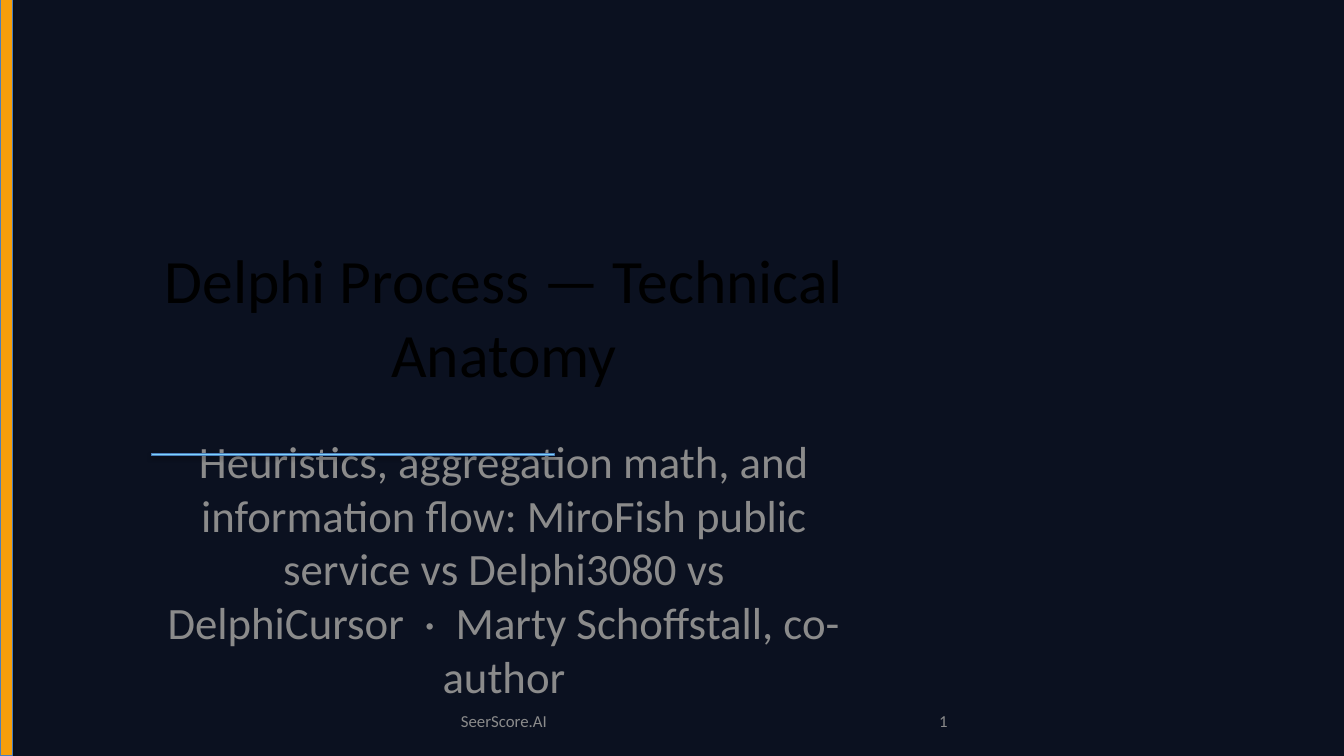
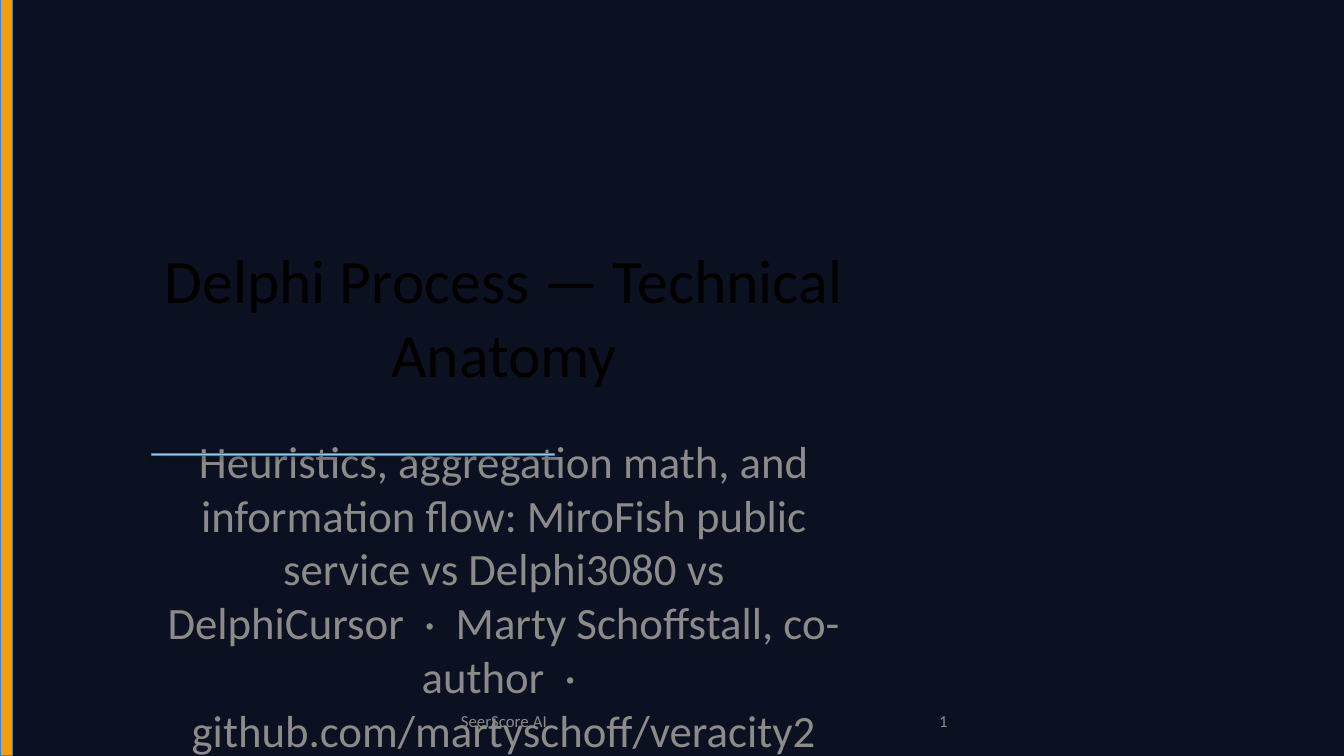
Before and after one commit to martyschoff/veracity2, a slide deck: slide 1 of data/delphi_technical.pptx. Drawn at 1344x756 pixels with LibreOffice and Linux fonts; fonts in the diff are those of the drawing. Boxes give left, top, right and bottom in pixels: in the first picture for what was removed or moved away, otherwise in the second. Text is boxed around its words. In the diff, an @@ line names an element or a change of style, - is before the commit and + after.

Commit message:
deck: github repo link on title slide

```diff
--- a/data/delphi_technical.pptx
+++ b/data/delphi_technical.pptx
@@ subtitle at [168,447,839,755]: text changed @@
-Heuristics, aggregation math, and information flow: MiroFish public service vs Delphi3080 vs DelphiCursor · Marty Schoffstall, co-author
+Heuristics, aggregation math, and information flow: MiroFish public service vs Delphi3080 vs DelphiCursor · Marty Schoffstall, co-author · github.com/martyschoff/veracity2
```
Also in this commit, not shown: 5 other files.
